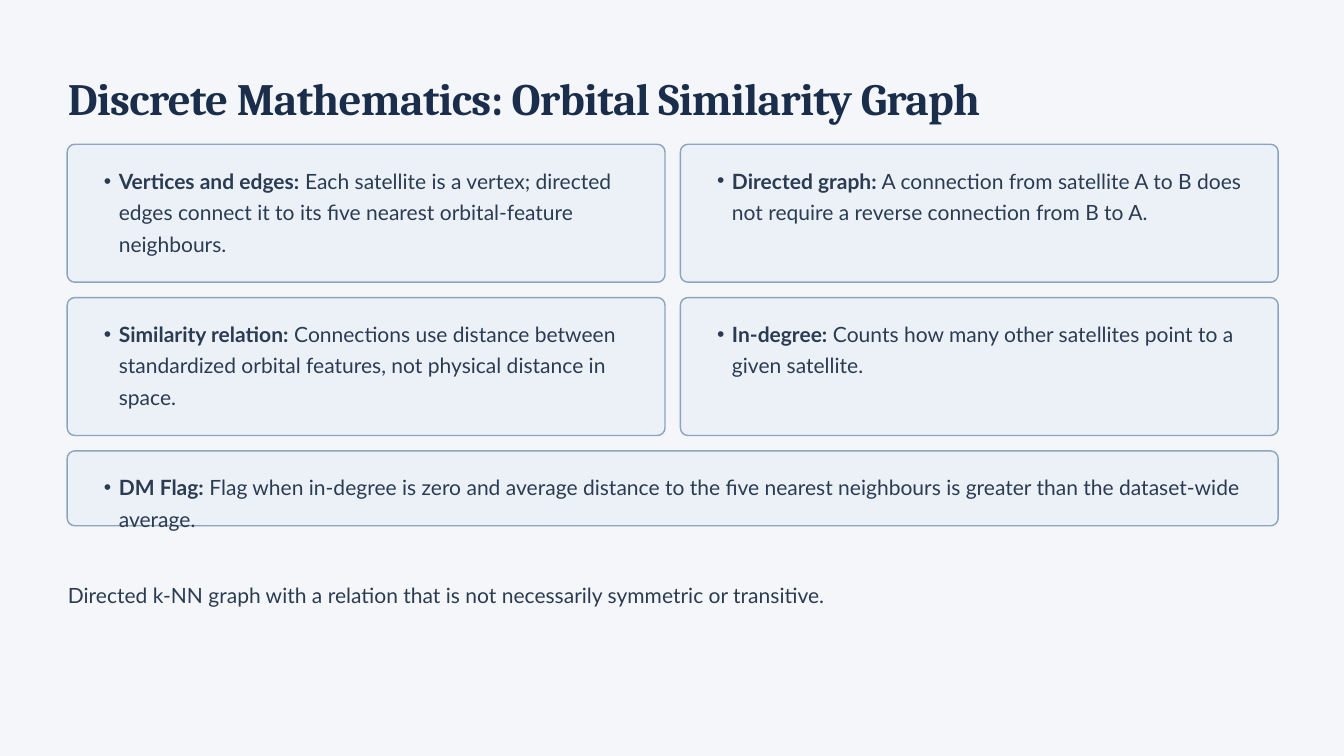
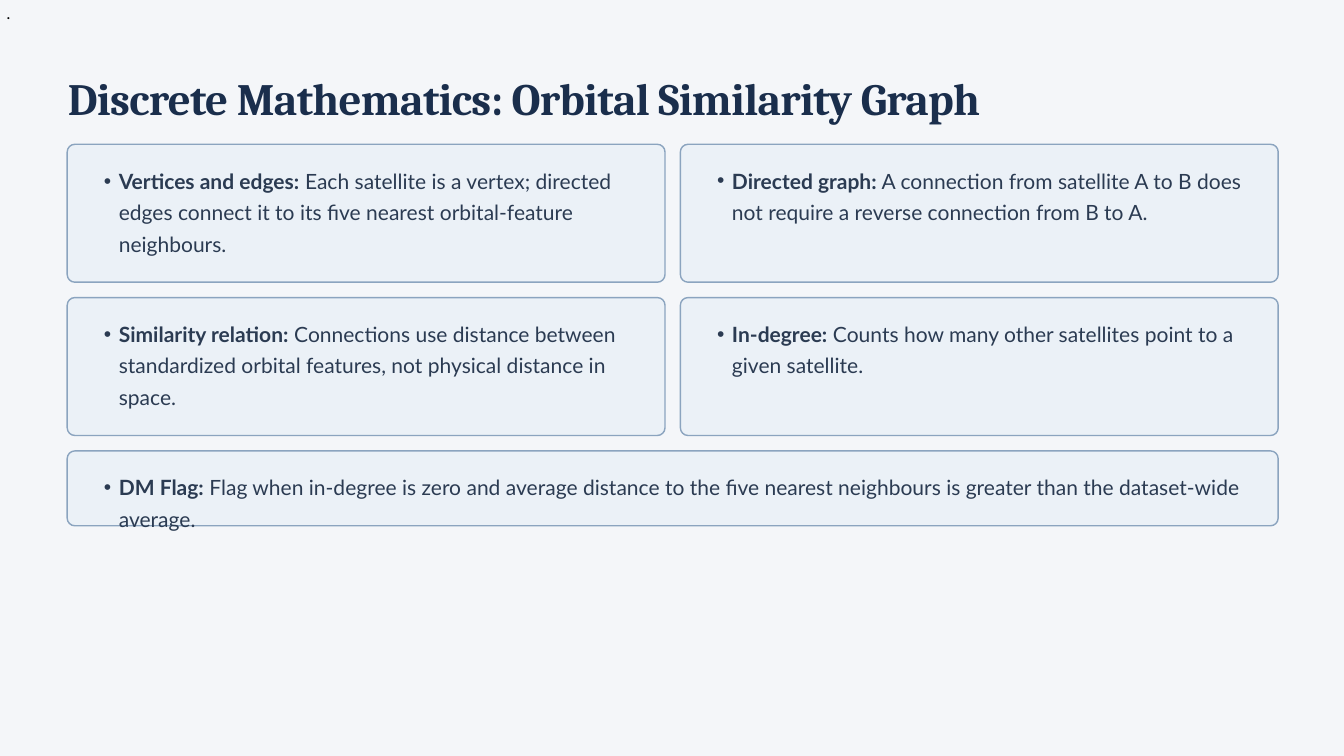
Before and after one commit to Sushrut2007/discrete-math-project, a slide deck: slide 6 of docs/dm_ppt_midsem.pptx. Drawn at 1344x756 pixels with LibreOffice and Linux fonts; fonts in the diff are those of the drawing. Boxes give left, top, right and bottom in pixels: in the first picture for what was removed or moved away, otherwise in the second. Text is boxed around its words. In the diff, an @@ line names an element or a change of style, - is before the commit and + after.

```diff
--- a/docs/dm_ppt_midsem.pptx
+++ b/docs/dm_ppt_midsem.pptx
@@ text in freeform shape at [0, 0, 1344, 756]: text added @@
+.
@@ text removed at [68, 587, 824, 607] @@
-Directed k-NN graph with a relation that is not necessarily symmetric or transitive.
```
Also in this commit, not shown: 3 other slides changed, 5 other files.
